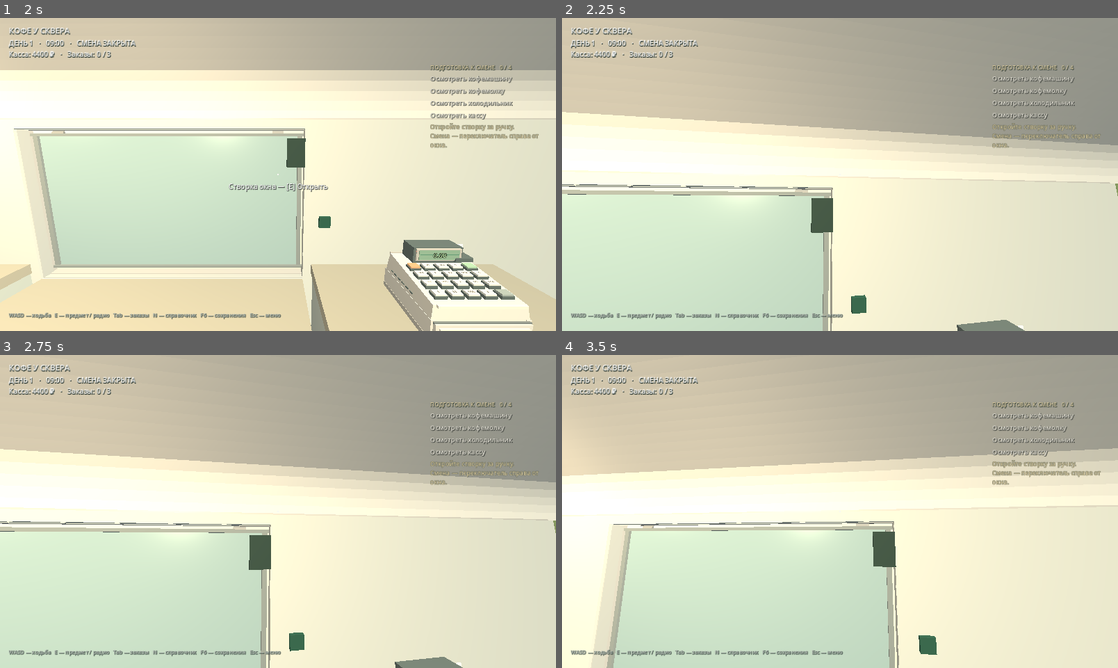
Above: before the commit, frames 1-4 (two rows, left to right).
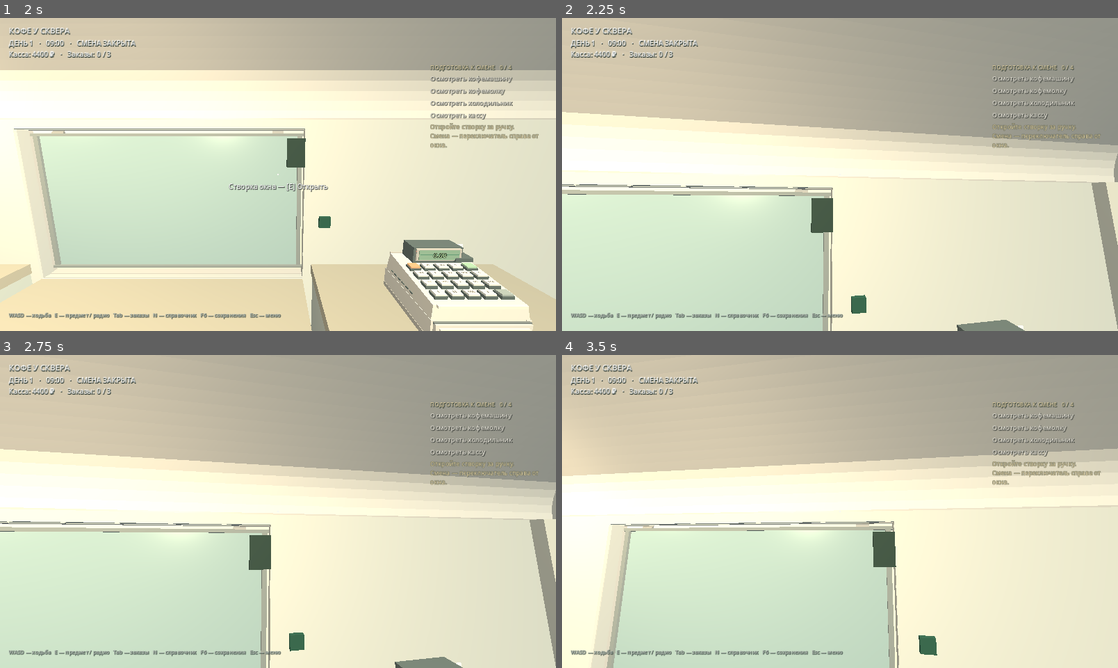
Above: after the commit, the same moments.

Repository: valuableprince/coffee-shift-dev
Game: Godot game, scene res://scenes/first_shift.tscn
Two runs of this game, one before a commit and one after it. Both use one fixed random seed, a clock stepped at 60 frames per second and the inputs below.
Inputs (mouse positions are in pixels of both pictures, inside the frame that each line leads up to):
- Up to frame 1 (2 s): click "Новая игра" at 0.5 s; click "Начать новую игру" at 1.25 s
- Up to frame 2 (2.25 s): tap Enter (ui_accept) at 2 s; move the mouse to (867, 174) at 2.02 s; hold W (forward) from 2.03 s (still down); hold Q (inspect_mode) from 2.03 s (still down); click (867, 174) at 2.17 s
- Up to frame 3 (2.75 s): keep holding W (forward); keep holding Q (inspect_mode); tap Enter (ui_accept) at 2.27 s
- Up to frame 4 (3.5 s): keep holding W (forward); move the mouse to (812, 511) at 2.77 s; release Q (inspect_mode) at 2.78 s; tap E (interact) at 2.85 s; tap Enter (ui_accept) at 3.02 s

Frame 1 is identical in both runs. In frame 2, 1.0% of the frame differs, in the area x 95-100%, y 43-100%; in frame 3, 1.0%; in frame 4, 0.3%.

Commit message:
fix(geo): join wall ends, plinths and curved ceiling with solid corner returns

Diff:
--- a/assets/models/coffee_trailer/trailer_asset.gd
+++ b/assets/models/coffee_trailer/trailer_asset.gd
@@ -3,6 +3,7 @@
 ## Reusable 5.5 m trailer shell asset. Origin: ground at the geometric body centre.
 ## Local +X: service window. Local +Z: staff entry. Neither includes kitchen equipment.
 ## Interaction targets are on layer 2, while shell collision is on layer 1.
+const G := preload("res://scripts/prototype/prototype_geometry.gd")
 
 signal hatch_state_changed(opened: bool)
 signal rear_door_state_changed(opened: bool)
@@ -20,9 +21,62 @@
 
 
 func _ready() -> void:
+	_build_corner_junctions()
 	_build_shell_collision()
 	set_hatch_open(hatch_starts_open, false)
 	set_rear_door_open(rear_door_starts_open, false)
+
+
+# Close the four actual wall-to-gable joints and the curved roof-to-end
+# joints. These are solid, overlapping return panels with their own collisions,
+# not uncollidable visual strips pasted across empty holes. The original
+# window, staff doorway, shell GLB and shell collision remain unchanged.
+static func _inner_roof_height(x: float) -> float:
+	var shoulder := maxf(0.0, absf(x) - .65)
+	return 2.15 + sqrt(maxf(0.0, .49 * .49 - shoulder * shoulder))
+
+
+func _build_corner_junctions() -> void:
+	var junctions := Node3D.new()
+	junctions.name = "CornerJunctions"
+	add_child(junctions)
+	var wall_color := Color("d8d9ca")
+	var ceiling_color := Color("e6e6d6")
+	var base_color := Color("9ba69b")
+	# The inner longitudinal skin ends at X ~= +/-1.14; the gables meet
+	# the inner lining at Z ~= +/-2.69. Each pair of returns overlaps both
+	# skins, including the lower wall and the start of the roof shoulder.
+	for side in [-1, 1]:
+		for end in [-1, 1]:
+			var tag := ("%s_%s" % ["L" if side < 0 else "R", "F" if end < 0 else "R"])
+			G.box(junctions, "EndReturn_" + tag,
+				Vector3(float(side) * 1.035, 1.275, float(end) * 2.675),
+				Vector3(.23, 1.75, .14), wall_color)
+			G.box(junctions, "SideReturn_" + tag,
+				Vector3(float(side) * 1.12, 1.275, float(end) * 2.56),
+				Vector3(.085, 1.75, .30), wall_color)
+			# The lower return also joins the existing floor trim at 90 degrees.
+			G.box(junctions, "BaseReturn_" + tag,
+				Vector3(float(side) * 1.035, .43, float(end) * 2.64),
+				Vector3(.23, .06, .22), base_color, false)
+	# Carry the joint continuously over the inner roof's original 0.49 m
+	# quarter-circle shoulders and the flat centre. In particular, the
+	# rear cross-piece is entirely ABOVE the 2.30 m staff-door head.
+	var source := $ShellVisual.find_child("Inner_Ceiling", true, false) as MeshInstance3D
+	var roof_material: Material = source.get_active_material(0) if source != null else null
+	var sections := 32
+	for end in [-1, 1]:
+		for i in range(sections):
+			var x0 := -1.14 + 2.28 * float(i) / float(sections)
+			var x1 := -1.14 + 2.28 * float(i + 1) / float(sections)
+			var y0 := _inner_roof_height(x0)
+			var y1 := _inner_roof_height(x1)
+			var piece := G.box(junctions, "RoofReturn_%s_%02d" % ["F" if end < 0 else "R", i],
+				Vector3((x0 + x1) * .5, (y0 + y1) * .5 - .028, float(end) * 2.68),
+				Vector3(Vector2(x1 - x0, y1 - y0).length() + .012, .065, .16), ceiling_color)
+			piece.rotation.z = atan2(y1 - y0, x1 - x0)
+			if roof_material != null:
+				(piece.get_node("Mesh") as MeshInstance3D).material_override = roof_material
 
 
 func _build_shell_collision() -> void:
